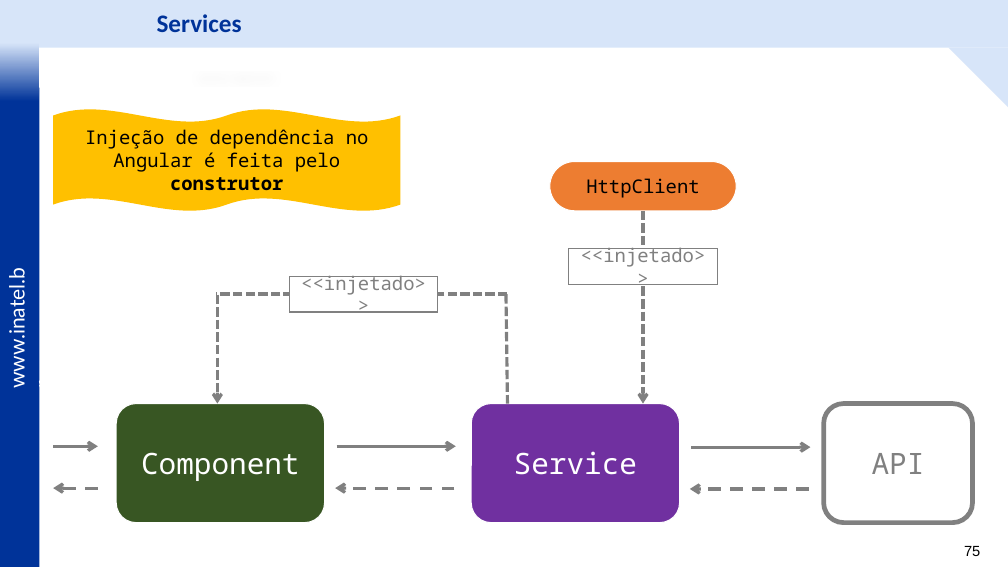
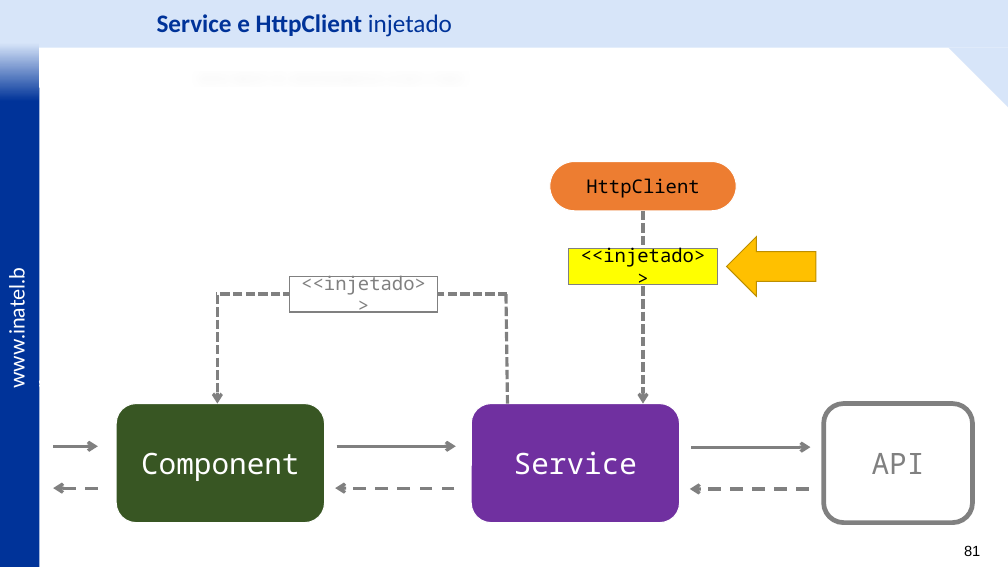
Before and after one commit to vitor-figueiredo/Lab_Angular, a slide deck: slide 81 of _docs/Lab_Angular - Frontend com Angular -v3.pptx (slide 75 before the commit). Drawn at 1008x567 pixels with LibreOffice and Linux fonts; fonts in the diff are those of the drawing; background and template pictures are left out. Boxes give left, top, right and bottom in pixels: in the first picture for what was removed or moved away, otherwise in the second. Text is boxed around its words. In the diff, an @@ line names an element or a change of style, - is before the commit and + after.

```diff
--- a/_docs/Lab_Angular - Frontend com Angular -v3.pptx
+++ b/_docs/Lab_Angular - Frontend com Angular -v3.pptx
@@ text at [157, 14, 452, 37]: text changed @@
-Services
+Service e HttpClient injetado
@@ double wave removed at [53, 109, 400, 211] @@
-Injeção de dependência no Angular é feita pelo construtor
@@ left arrow added at [727, 237, 816, 296], fill #FFC000, outline #BD8E00 1 pt @@
@@ rectangle "<<injetado>>" at [569, 249, 718, 285]: text colour #808080 to #000000; fill #FFFFFF to #FFFF00 @@
@@ page number at [964, 545, 980, 556]: text changed @@
-75
+81
```
Also in this commit, not shown: 13 other slides changed, 26 slides added, 2 slides removed, 31 other files.
